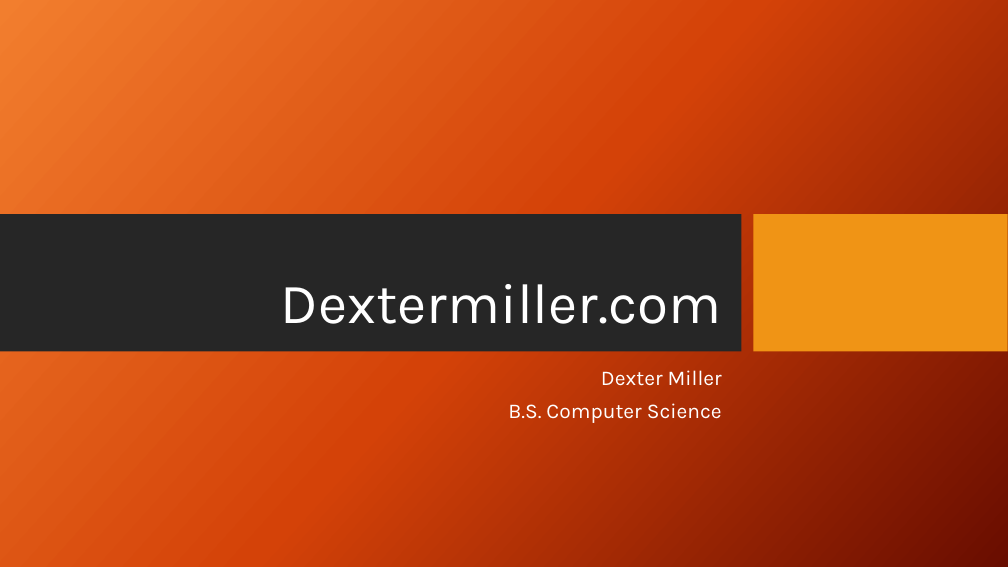
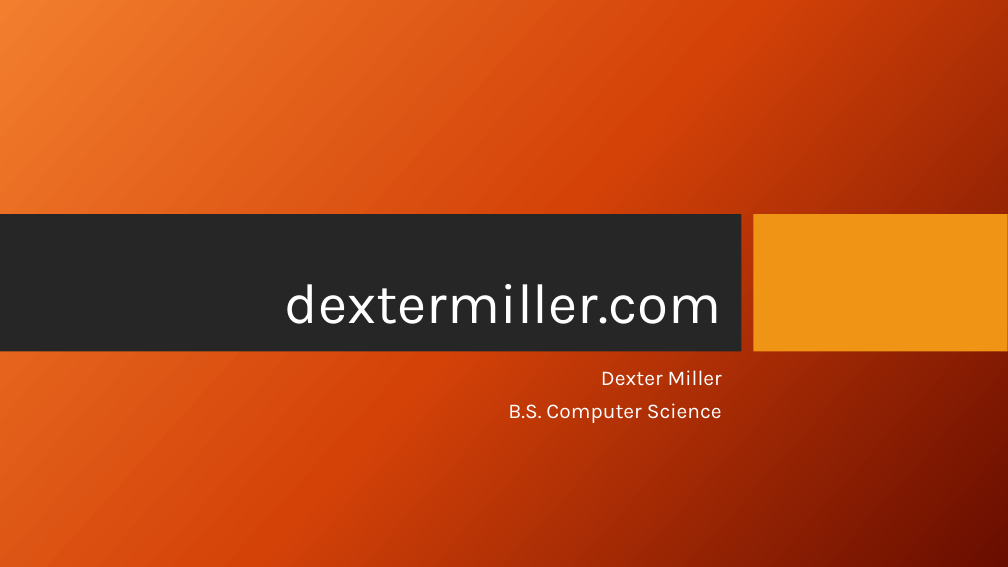
Before and after one commit to dextercarlmiller/Senior-Project, a slide deck: slide 1 of files/presentation.pptx. Drawn at 1008x567 pixels with LibreOffice and Linux fonts; fonts in the diff are those of the drawing; background and template pictures are left out. Boxes give left, top, right and bottom in pixels: in the first picture for what was removed or moved away, otherwise in the second. Text is boxed around its words. In the diff, an @@ line names an element or a change of style, - is before the commit and + after.

Commit message:
adding a presentation tab

```diff
--- a/files/presentation.pptx
+++ b/files/presentation.pptx
@@ title at (285,284,722,324): text changed @@
-Dextermiller.com
+dextermiller.com
```
Also in this commit, not shown: 1 slide added, 1 slide removed, 35 other files.
